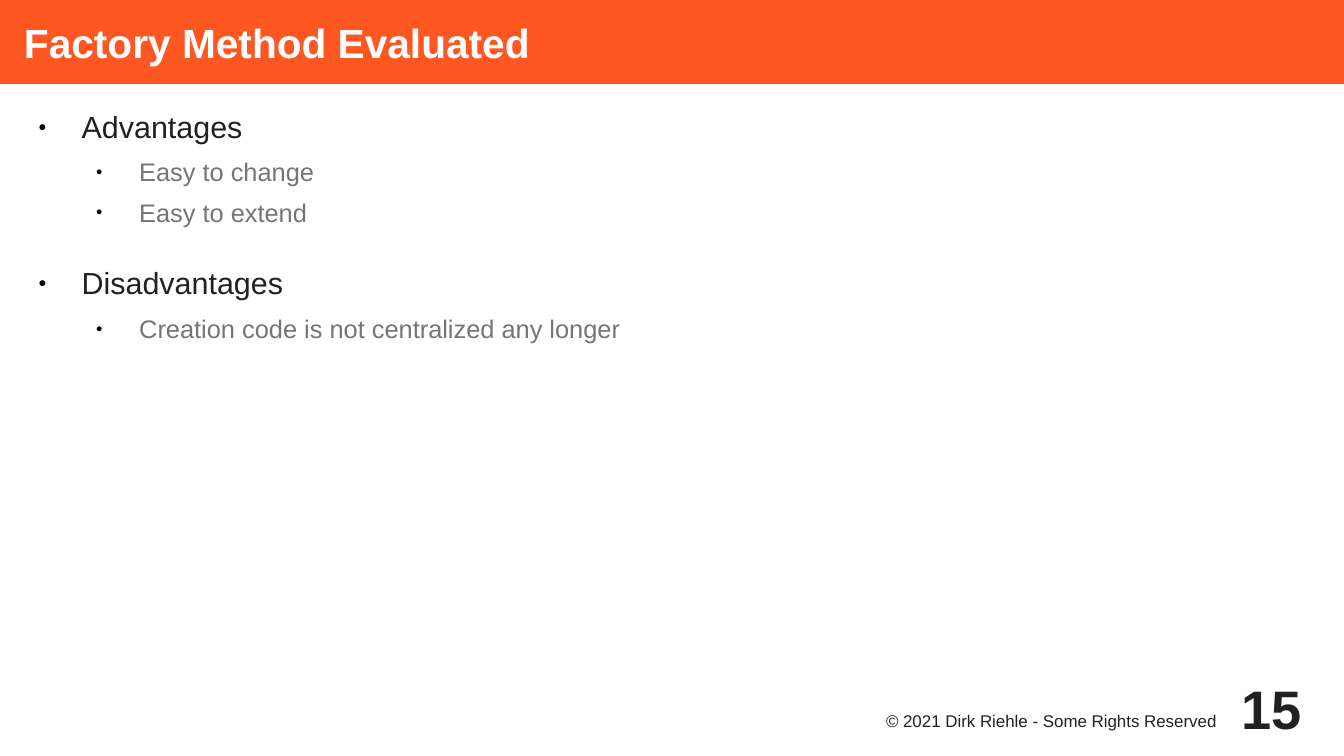
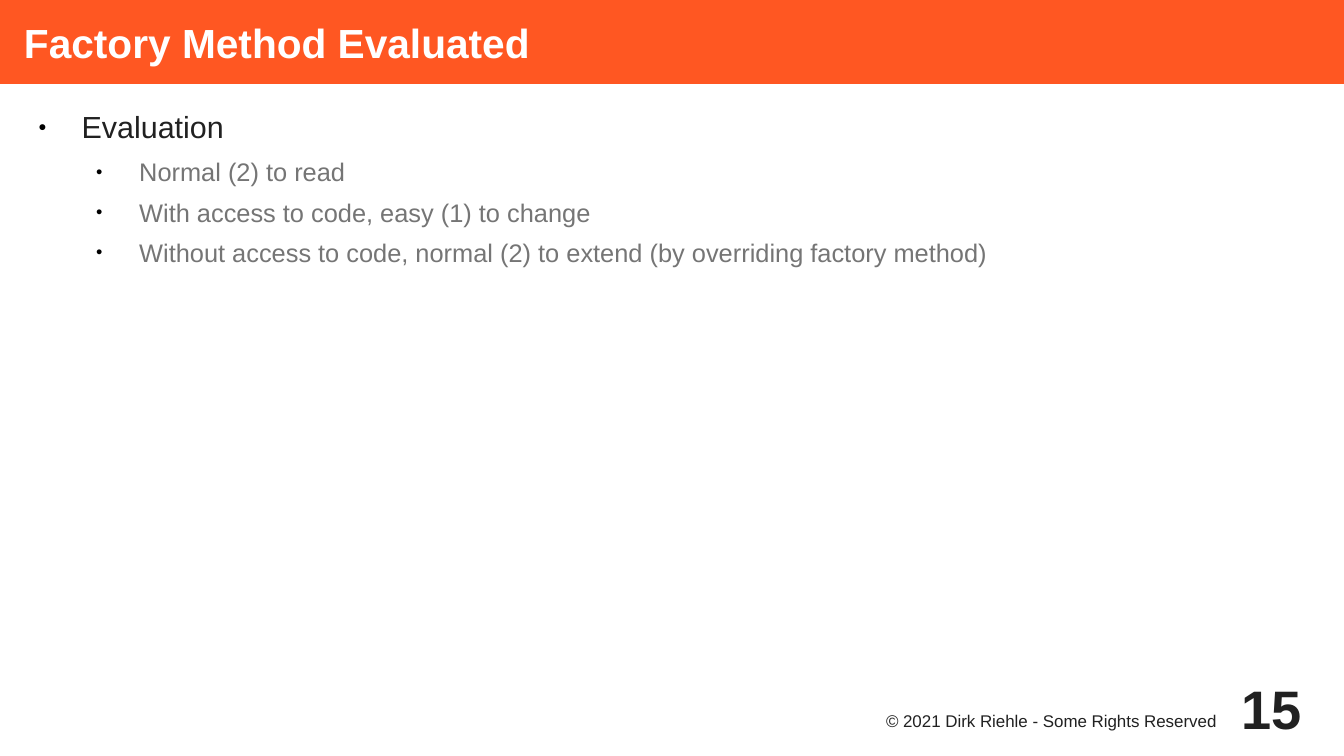
Before and after one commit to dirkriehle/adap-course, a slide deck: slide 15 of Lecture Slides/ADAP C09 - Object Creation.odp. Drawn at 1344x756 pixels with LibreOffice and Linux fonts; fonts in the diff are those of the drawing. Boxes give left, top, right and bottom in pixels: in the first picture for what was removed or moved away, otherwise in the second. Text is boxed around its words. In the diff, an @@ line names an element or a change of style, - is before the commit and + after.

```diff
--- a/Lecture Slides/ADAP C09 - Object Creation.odp
+++ b/Lecture Slides/ADAP C09 - Object Creation.odp
@@ text at [82, 116, 987, 267]: text changed @@
-● Advantages
-  ● Easy to change
-  ● Easy to extend
-● Disadvantages
-  ● Creation code is not centralized any longer
+● Evaluation
+  ● Normal (2) to read
+  ● With access to code, easy (1) to change
+  ● Without access to code, normal (2) to extend (by overriding factory method)
```
Also in this commit, not shown: 6 other slides changed, 19 other files.
